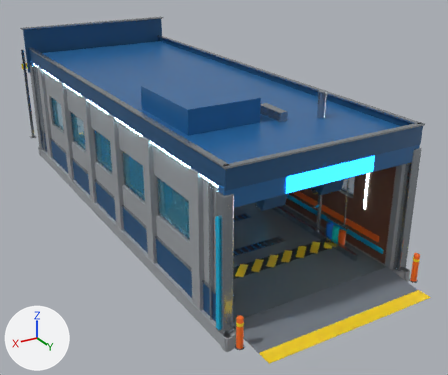
Renders of the Blender file examples/cannon_car_wash/blender/cannon_car_wash.blend from each side of a commit.
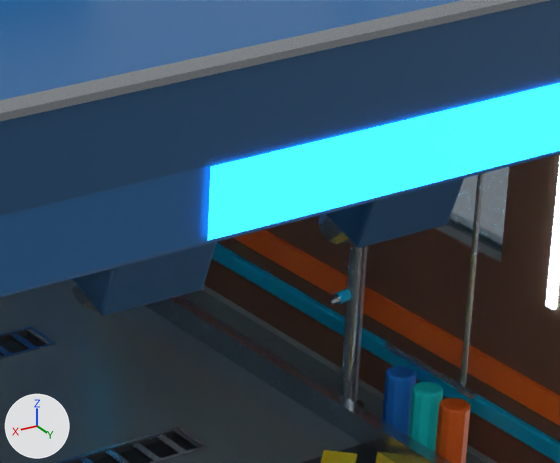
The first picture shows the older version from a camera (50 mm lens) standing at (11.03, 21.69, 10.89) and looking at (-1.3, 1.15, 0.61). The close-ups show the older and then the newer version on the part from 53% to 82% of the width and 37% to 65% of the height of that picture. Only the edits that show in the close-ups are written down. The axes (+X, +Y, +Z) are drawn at lower left. The lights are the same throughout.

The first close-up shows 'ericrolph_cannon_car_wash_CarWash_Roof', 'ericrolph_cannon_car_wash_CarWash_Wall_Left', 'ericrolph_cannon_car_wash_StaticBatch_corrugated_blue', 'ericrolph_cannon_car_wash_StaticBatch_cyan_trim', 'ericrolph_cannon_car_wash_StaticBatch_deep_blue', 'ericrolph_cannon_car_wash_StaticBatch_glass', 'ericrolph_cannon_car_wash_StaticBatch_interior_brick', 'ericrolph_cannon_car_wash_StaticBatch_rubber', 'ericrolph_cannon_car_wash_StaticBatch_safety_orange', 'ericrolph_cannon_car_wash_StaticBatch_sign_face', 'ericrolph_cannon_car_wash_StaticBatch_stainless', 'ericrolph_cannon_car_wash_WetFloorFinish' and 5 more.
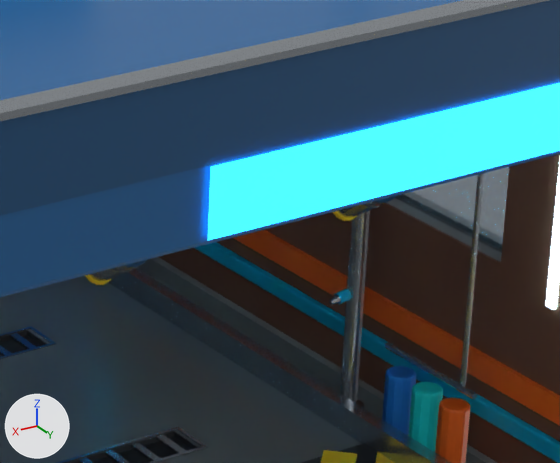
Where the newer file only moved an object's origin or applied its transform, the numbers keep the older frame.

What differs and where, as boxes [x1, y1, x2, y2] in the close-ups (560 x 463 px; the box of a moved part takes in the faces that stretch with it):
'ericrolph_cannon_car_wash_StaticBatch_deep_blue', reshaped
    before: [0, 0, 560, 316]
    after: [0, 0, 560, 267]
part 1 of me_ericrolph_cannon_car_wash_staticbatch_stainless_mesh, added
    after: [337, 204, 383, 217]
part 2 of me_ericrolph_cannon_car_wash_staticbatch_stainless_mesh, added
    after: [89, 267, 136, 281]
part 3 of me_ericrolph_cannon_car_wash_staticbatch_stainless_mesh, cut back (mostly hidden)
    before: [72, 214, 351, 309]
    after: [115, 197, 391, 271]
part 4 of me_ericrolph_cannon_car_wash_staticbatch_deep_blue_mesh, moved or reshaped (not visible afterwards)
    before: [326, 178, 464, 248]
part 5 of me_ericrolph_cannon_car_wash_staticbatch_deep_blue_mesh, moved or reshaped (not visible afterwards)
    before: [72, 242, 217, 316]
part 6 of me_ericrolph_cannon_car_wash_staticbatch_deep_blue_mesh, added (mostly hidden)
    after: [375, 196, 396, 203]
part 7 of me_ericrolph_cannon_car_wash_staticbatch_deep_blue_mesh, added (mostly hidden)
    after: [124, 260, 147, 267]

The change, as a diff of the scene's bpy script:
```diff
--- a/examples/cannon_car_wash/blender/cannon_car_wash.blend.py
+++ b/examples/cannon_car_wash/blender/cannon_car_wash.blend.py
@@ me_ericrolph_cannon_car_wash_staticbatch_stainless_mesh @@
 # used by ob_ericrolph_cannon_car_wash_staticbatch_stainless; location = (-3.28, -5.8, 3.34)
-me_ericrolph_cannon_car_wash_staticbatch_stainless_mesh.from_pydata(...)  # 6476 vertices, 4816 faces; spans x -1.8..7.0, y -5.7..15.7, z -3.3..2.8
+me_ericrolph_cannon_car_wash_staticbatch_stainless_mesh.from_pydata(...)  # 6756 vertices, 5036 faces; spans x -1.8..7.0, y -5.7..15.7, z -3.3..2.8
+# me_ericrolph_cannon_car_wash_staticbatch_stainless_mesh part 1: the loose piece of 28 vertices spanning x 1.9..2.4, y 13.0..13.6, z -0.6..0.0 is copied, and the copy is scaled about its middle by (0.697, 0.684, 0.684), then moved by (0.0, 0.0, 0.1); it spans x 2.0..2.3, y 13.1..13.5, z -0.4..0.0
+# me_ericrolph_cannon_car_wash_staticbatch_stainless_mesh part 2: the loose piece of 28 vertices spanning x 4.1..4.6, y 13.0..13.6, z -0.6..0.0 is copied, and the copy is scaled about its middle by (0.697, 0.684, 0.684), then moved by (0.0, 0.0, 0.1); it spans x 4.2..4.5, y 13.1..13.5, z -0.4..0.0
+# me_ericrolph_cannon_car_wash_staticbatch_stainless_mesh part 3: 3 vertices moved from x 4.4..4.6, y 13.0..13.4, z -0.5..-0.1 to x 4.5..4.6, y 13.4, z -0.1; 47 vertices removed from x 1.9..4.6, y 13.0..13.6, z -0.6..-0.1; 183 vertices added at x 2.0..4.6, y 13.3..13.9, z -0.2..0.4
+# other edits to the shape of me_ericrolph_cannon_car_wash_staticbatch_stainless_mesh do not show in these pictures
 me_ericrolph_cannon_car_wash_staticbatch_stainless_mesh.materials.append(mat_ericrolph_cannon_car_wash_stainless)
@@ me_ericrolph_cannon_car_wash_staticbatch_deep_blue_mesh @@
 # used by ob_ericrolph_cannon_car_wash_staticbatch_deep_blue; location = (-1.1, 7.85, 3.42); rotation_euler = (-0.32, 0.0, 0.0), in degrees (-18, 0, 0)
-me_ericrolph_cannon_car_wash_staticbatch_deep_blue_mesh.from_pydata(...)  # 376 vertices, 342 faces; spans x -3.9..4.8, y -17.8..1.8, z -8.8..2.1
+me_ericrolph_cannon_car_wash_staticbatch_deep_blue_mesh.from_pydata(...)  # 648 vertices, 498 faces; spans x -3.9..4.8, y -17.8..1.8, z -8.8..2.1
+# me_ericrolph_cannon_car_wash_staticbatch_deep_blue_mesh part 4: the loose piece of 56 vertices spanning x -0.4..0.4, y -0.3..0.3, z -0.3..0.3 is scaled about its middle by (0.459, 0.627, 0.293), then moved by (0.0, 0.0, 0.1)
+# me_ericrolph_cannon_car_wash_staticbatch_deep_blue_mesh part 5: the loose piece of 56 vertices spanning x 1.8..2.6, y -0.3..0.3, z -0.3..0.4 is scaled about its middle by (0.459, 0.627, 0.293), then moved by (0.0, 0.0, 0.1)
+# me_ericrolph_cannon_car_wash_staticbatch_deep_blue_mesh part 6: a new loose piece of 32 vertices spanning x -0.2..0.2, y -0.3..0.0, z -0.2..0.0, in mat_ericrolph_cannon_car_wash_deep_blue (blue #215581)
+# me_ericrolph_cannon_car_wash_staticbatch_deep_blue_mesh part 7: a new loose piece of 32 vertices spanning x 2.0..2.4, y -0.3..0.0, z -0.2..0.0, in mat_ericrolph_cannon_car_wash_deep_blue (blue #215581)
+# other edits to the shape of me_ericrolph_cannon_car_wash_staticbatch_deep_blue_mesh do not show in these pictures
 me_ericrolph_cannon_car_wash_staticbatch_deep_blue_mesh.materials.append(mat_ericrolph_cannon_car_wash_deep_blue)
```
